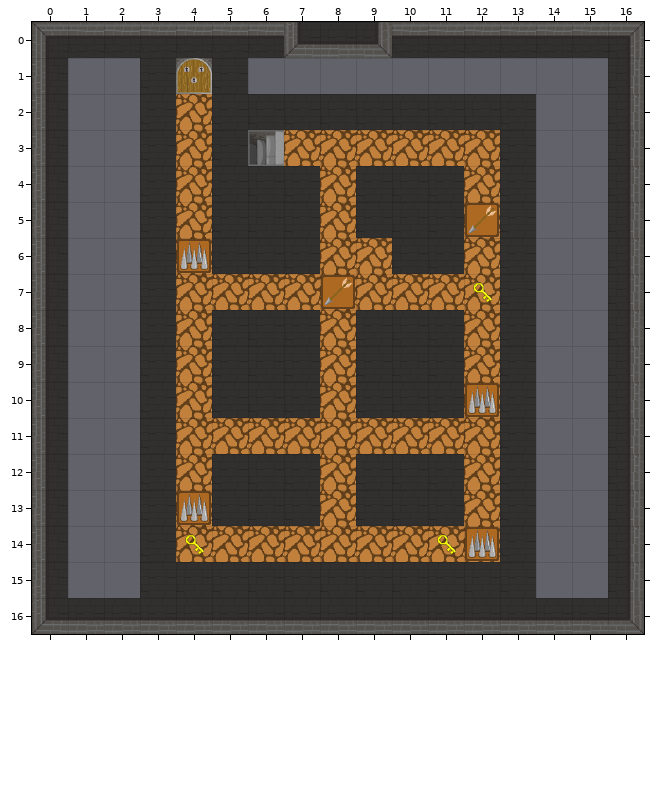
Tiled map -- android/assets/map7.tmx. Above: the version before the commit.
Cells are 64x64 px. Shown: x 0..16, y 0..16.
The same view after the edit:
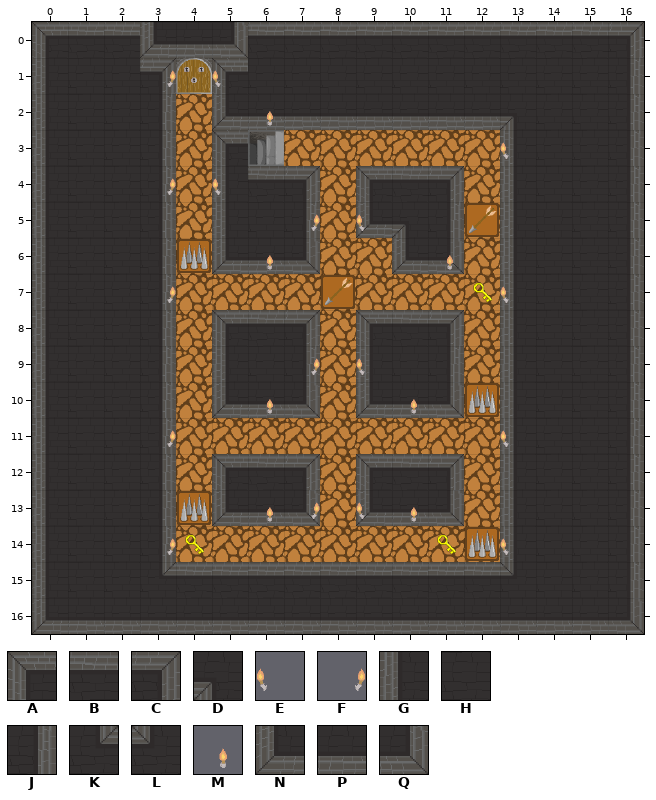
Key: from "Dungeon-tileset": A 0, B 1, C 2, D 4, E 5, F 5 flipped left-right, G 8, H 9, J 10, K 11, L 12, M 13, N 16, P 17, Q 18.
_ is an empty cell.
From old to new:
Layer "Walls":
y 0: x 3..5 BBB -> NPQ; x 7..9 NPQ -> BBB
y 1: x 1..3 __H -> HHC; x 5..15 H__________ -> AHHHHHHHHHH
y 2: x 1..3 __H -> HHJ; x 5..15 HHHHHHHHH__ -> NPPPPPPPDHH
y 3: x 1..3 __H -> HHJ; x 5 H -> A; x 13..15 H__ -> GHH
y 4: x 1..3 __H -> HHJ; x 5..7 HHH -> GBC; x 9..11 HHH -> ABC; x 13..15 H__ -> GHH
y 5: x 1..3 __H -> HHJ; x 5 H -> G; x 7 H -> J; x 9..11 HHH -> NDJ; x 13..15 H__ -> GHH
y 6: x 1..3 __H -> HHJ; x 5..7 HHH -> NPQ; x 10..11 HH -> NQ; x 13..15 H__ -> GHH
y 7: x 1..3 __H -> HHJ; x 13..15 H__ -> GHH
y 8: x 1..3 __H -> HHJ; x 5..7 HHH -> ABC; x 9..11 HHH -> ABC; x 13..15 H__ -> GHH
y 9: x 1..3 __H -> HHJ; x 5 H -> G; x 7 H -> J; x 9 H -> G; x 11 H -> J; x 13..15 H__ -> GHH
y 10: x 1..3 __H -> HHJ; x 5..7 HHH -> NPQ; x 9..11 HHH -> NPQ; x 13..15 H__ -> GHH
y 11: x 1..3 __H -> HHJ; x 13..15 H__ -> GHH
y 12: x 1..3 __H -> HHJ; x 5..7 HHH -> ABC; x 9..11 HHH -> ABC; x 13..15 H__ -> GHH
y 13: x 1..3 __H -> HHJ; x 5..7 HHH -> NPQ; x 9..11 HHH -> NPQ; x 13..15 H__ -> GHH
y 14: x 1..3 __H -> HHJ; x 13..15 H__ -> GHH
y 15: x 1..15 __HHHHHHHHHHH__ -> HHKBBBBBBBBBLHH
Layer "VisualObjects":
y 1: x 3 _ -> F; x 5 _ -> E
y 2: x 6 _ -> M
y 3: x 13 _ -> E
y 4: x 3 _ -> F; x 5 _ -> E
y 5: x 7 _ -> F; x 9 _ -> E
y 6: x 6 _ -> M; x 11 _ -> M
y 7: x 3 _ -> F; x 13 _ -> E
y 9: x 7 _ -> F; x 9 _ -> E
y 10: x 6 _ -> M; x 10 _ -> M
y 11: x 3 _ -> F; x 13 _ -> E
y 13: x 6..7 __ -> MF; x 9..10 __ -> EM
y 14: x 3 _ -> F; x 13 _ -> E
Boxes around the changes in both pictures, in picture pixels (x1, y1, x2, y2):
changed: (68, 22, 608, 598)
